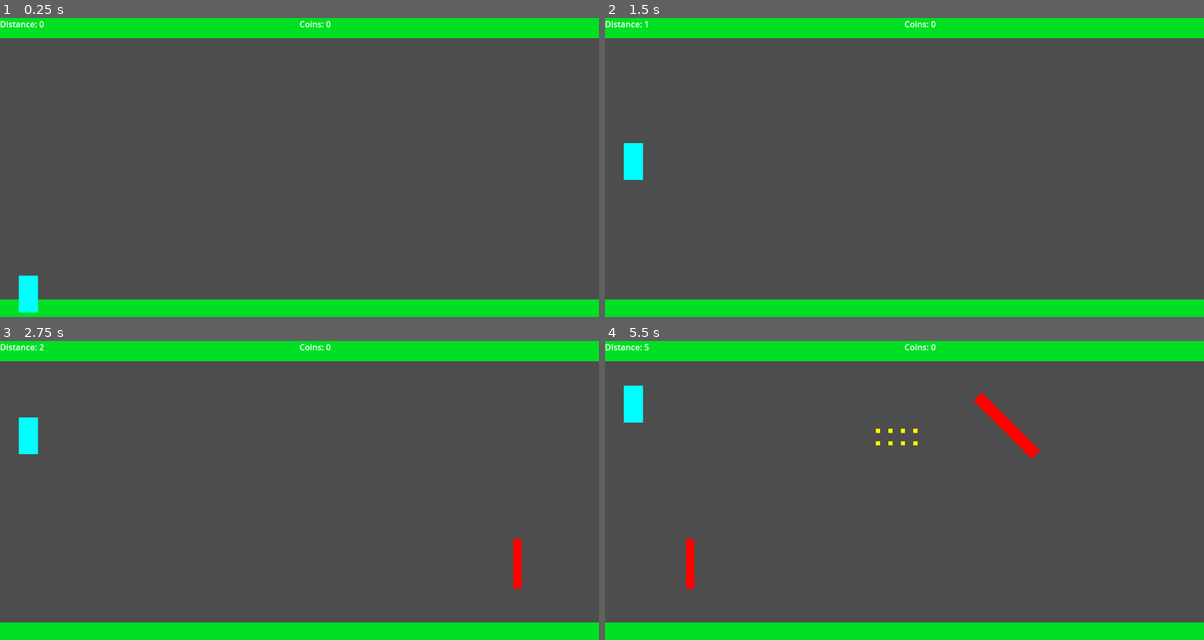
Above: before the commit, frames 1-4 (two rows, left to right).
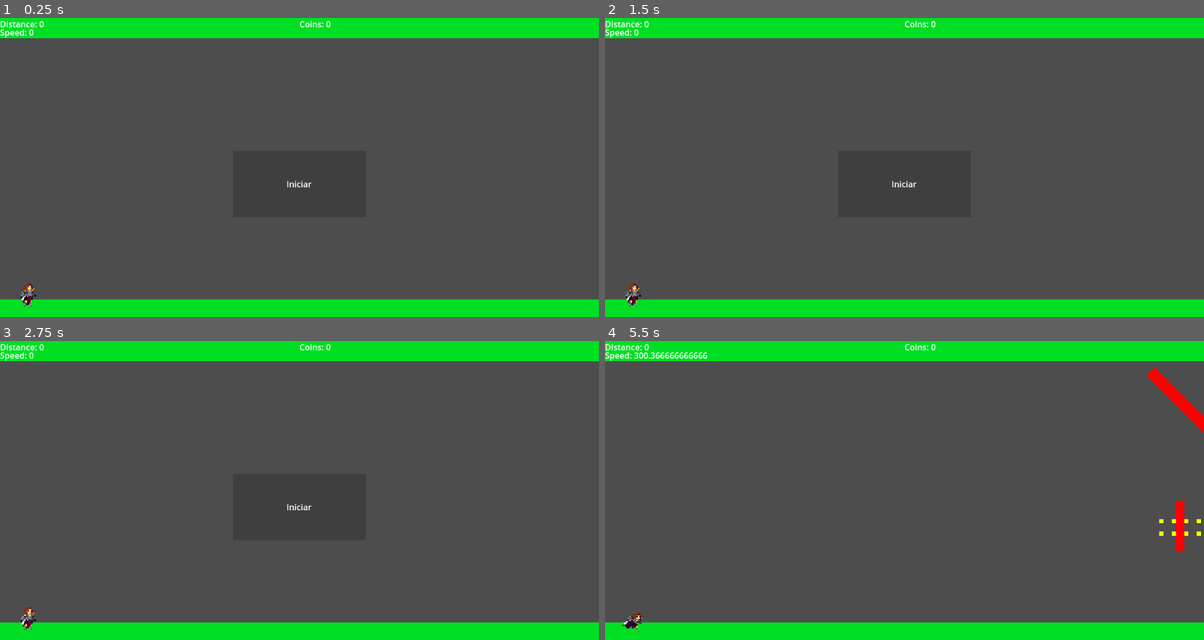
Above: after the commit, the same moments.

Repository: LuccasRMedeiros/InfiniteRunnerGodot
Game: Godot game, scene res://scenes/MainGame.tscn
The game is run twice, just before and just after one commit, with the same random seed, the same clock (stepped at 60 frames per second) and the same inputs. Before the commit the project starts from res://scenes/root.tscn.
Inputs (mouse positions are in pixels of both pictures, inside the frame that each line leads up to):
- Up to frame 1 (0.25 s): no input
- Up to frame 2 (1.5 s): tap Enter at 0.5 s; move the mouse to (1036, 170) at 0.52 s; tap Space (ui_select) at 0.6, 0.77, 1.07, 1.35 s; move the mouse to (784, 203) at 1.27 s
- Up to frame 3 (2.75 s): tap Space (ui_select) at 1.52, 1.82, 2.1 s; move the mouse to (359, 436) at 2.02 s
- Up to frame 4 (5.5 s): move the mouse to (874, 577) at 2.77 s; tap Space (ui_select) at 2.85, 3.02, 3.32, 3.6, 3.77, 4.07, 4.35, 4.52, 4.82, 5.1 s; move the mouse to (1084, 559) at 3.52 s; move the mouse to (724, 457) at 4.27 s; move the mouse to (934, 508) at 5.02 s

The runs differ from the first frame. In frame 1, 0.5% of the frame differs, in the area x 0-53%, y 3-99%; in frame 2, 0.6%; in frame 3, 0.9%; in frame 4, 2.5%, in the area x 0-100%, y 1-98%.

Commit message:
Added coin collection counter, progressive speed and player animated sprite

Diff:
--- a/actors/Coin.tscn
+++ b/actors/Coin.tscn
@@ -10,7 +10,6 @@
 collision_layer = 2
 collision_mask = 2
 script = ExtResource("1_dl6dq")
-mov_speed = null
 
 [node name="Polygon2D" type="Polygon2D" parent="."]
 color = Color(1, 1, 0, 1)
--- a/actors/Player.gd
+++ b/actors/Player.gd
@@ -1,22 +1,46 @@
 class_name Player
 
 extends CharacterBody2D
+
+
+signal player_died
+
+@onready var anim_player = $AnimationPlayer
 
 const JUMP_VELOCITY = -400.0
 
 # Get the gravity from the project settings to be synced with RigidBody nodes.
 var gravity = ProjectSettings.get_setting("physics/2d/default_gravity")
+var is_running: bool
+
+func _ready():
+	is_running = false
+	anim_player.play("Idle")
 
 func _physics_process(delta):
-	# Add the gravity.
-	if not is_on_floor():
-		velocity.y += gravity * delta
+	if is_running:
+		# Add the gravity.
+		if not is_on_floor():
+			if velocity.y < 0:
+				anim_player.play("Jumping")
+			else:
+				anim_player.play("Falling")
 
-	# Handle Jump.
-	if Input.is_action_just_pressed("ui_select"):
-		velocity.y = JUMP_VELOCITY
+			velocity.y += gravity * delta
+		else:
+			anim_player.play("Running")
 
-	move_and_slide()
+		# Handle Jump.
+		if Input.is_action_just_pressed("ui_select"):
+			velocity.y = JUMP_VELOCITY
+
+		move_and_slide()
 
 func _on_tree_exited():
-	Globals.global_speed = 0.0
+	is_running = false
+	player_died.emit()
+
+
+func _on_root_game_started():
+	is_running = true
+	anim_player.play("Running")
--- a/actors/Player.tscn
+++ b/actors/Player.tscn
@@ -1,17 +1,155 @@
-[gd_scene load_steps=2 format=3 uid="uid://vk16t3j3pf1"]
+[gd_scene load_steps=12 format=3 uid="uid://vk16t3j3pf1"]
 
 [ext_resource type="Script" path="res://actors/Player.gd" id="1_16m0v"]
+[ext_resource type="Texture2D" uid="uid://b4etqk8lsqtlj" path="res://sprites/Warrior_Sheet-Effect.png" id="2_ebd7t"]
+
+[sub_resource type="RectangleShape2D" id="RectangleShape2D_3vt7d"]
+size = Vector2(33, 53)
+
+[sub_resource type="Animation" id="Animation_un0kq"]
+resource_name = "Death"
+length = 1.1
+tracks/0/type = "value"
+tracks/0/imported = false
+tracks/0/enabled = true
+tracks/0/path = NodePath("Sprite2D:frame")
+tracks/0/interp = 1
+tracks/0/loop_wrap = true
+tracks/0/keys = {
+"times": PackedFloat32Array(0, 0.1, 0.2, 0.3, 0.4, 0.5, 0.6, 0.7, 0.8, 0.9, 1),
+"transitions": PackedFloat32Array(1, 1, 1, 1, 1, 1, 1, 1, 1, 1, 1),
+"update": 1,
+"values": [26, 27, 28, 29, 30, 31, 32, 33, 34, 35, 36]
+}
+
+[sub_resource type="Animation" id="Animation_l8rgk"]
+resource_name = "Falling"
+length = 0.3
+loop_mode = 1
+tracks/0/type = "value"
+tracks/0/imported = false
+tracks/0/enabled = true
+tracks/0/path = NodePath("Sprite2D:frame")
+tracks/0/interp = 1
+tracks/0/loop_wrap = true
+tracks/0/keys = {
+"times": PackedFloat32Array(0, 0.1, 0.2),
+"transitions": PackedFloat32Array(1, 1, 1),
+"update": 1,
+"values": [45, 46, 48]
+}
+
+[sub_resource type="Animation" id="Animation_6dke4"]
+resource_name = "Idle"
+length = 0.6
+loop_mode = 1
+tracks/0/type = "value"
+tracks/0/imported = false
+tracks/0/enabled = true
+tracks/0/path = NodePath("Sprite2D:frame")
+tracks/0/interp = 1
+tracks/0/loop_wrap = true
+tracks/0/keys = {
+"times": PackedFloat32Array(0, 0.1, 0.2, 0.3, 0.4, 0.5),
+"transitions": PackedFloat32Array(1, 1, 1, 1, 1, 1),
+"update": 1,
+"values": [0, 1, 2, 3, 4, 5]
+}
+
+[sub_resource type="Animation" id="Animation_03etw"]
+resource_name = "Jumping"
+length = 0.3
+loop_mode = 1
+tracks/0/type = "value"
+tracks/0/imported = false
+tracks/0/enabled = true
+tracks/0/path = NodePath("Sprite2D:frame")
+tracks/0/interp = 1
+tracks/0/loop_wrap = true
+tracks/0/keys = {
+"times": PackedFloat32Array(0, 0.1, 0.2),
+"transitions": PackedFloat32Array(1, 1, 1),
+"update": 1,
+"values": [41, 42, 43]
+}
+
+[sub_resource type="Animation" id="Animation_2582p"]
+resource_name = "Jumping_to_Falling"
+length = 0.1
+loop_mode = 1
+tracks/0/type = "value"
+tracks/0/imported = false
+tracks/0/enabled = true
+tracks/0/path = NodePath("Sprite2D:frame")
+tracks/0/interp = 1
+tracks/0/loop_wrap = true
+tracks/0/keys = {
+"times": PackedFloat32Array(0),
+"transitions": PackedFloat32Array(1),
+"update": 1,
+"values": [44]
+}
+
+[sub_resource type="Animation" id="Animation_rxe7d"]
+length = 0.001
+tracks/0/type = "value"
+tracks/0/imported = false
+tracks/0/enabled = true
+tracks/0/path = NodePath("Sprite2D:frame")
+tracks/0/interp = 1
+tracks/0/loop_wrap = true
+tracks/0/keys = {
+"times": PackedFloat32Array(0),
+"transitions": PackedFloat32Array(1),
+"update": 1,
+"values": [0]
+}
+
+[sub_resource type="Animation" id="Animation_i4pq0"]
+resource_name = "Running"
+length = 0.8
+loop_mode = 1
+tracks/0/type = "value"
+tracks/0/imported = false
+tracks/0/enabled = true
+tracks/0/path = NodePath("Sprite2D:frame")
+tracks/0/interp = 1
+tracks/0/loop_wrap = true
+tracks/0/keys = {
+"times": PackedFloat32Array(0, 0.1, 0.2, 0.3, 0.4, 0.5, 0.6, 0.7),
+"transitions": PackedFloat32Array(1, 1, 1, 1, 1, 1, 1, 1),
+"update": 1,
+"values": [6, 7, 8, 9, 10, 11, 12, 13]
+}
+
+[sub_resource type="AnimationLibrary" id="AnimationLibrary_gs2l4"]
+_data = {
+"Death": SubResource("Animation_un0kq"),
+"Falling": SubResource("Animation_l8rgk"),
+"Idle": SubResource("Animation_6dke4"),
+"Jumping": SubResource("Animation_03etw"),
+"Jumping_to_Falling": SubResource("Animation_2582p"),
+"RESET": SubResource("Animation_rxe7d"),
+"Running": SubResource("Animation_i4pq0")
+}
 
 [node name="CharacterBody2D" type="CharacterBody2D" groups=["Player"]]
 collision_layer = 2
 collision_mask = 3
 script = ExtResource("1_16m0v")
 
-[node name="Polygon2D" type="Polygon2D" parent="."]
-position = Vector2(-96.2, -446.5)
-color = Color(0, 1, 1, 1)
-polygon = PackedVector2Array(76, 483, 76, 412, 113, 412, 113, 483)
+[node name="Sprite2D" type="Sprite2D" parent="."]
+position = Vector2(9, -2)
+scale = Vector2(1.41667, 1.41667)
+texture = ExtResource("2_ebd7t")
+hframes = 6
+vframes = 17
 
-[node name="CollisionPolygon2D" type="CollisionPolygon2D" parent="."]
-position = Vector2(-51.2, -117.5)
-polygon = PackedVector2Array(31, 79, 31, 154, 77, 154, 77, 79)
+[node name="CollisionShape2D" type="CollisionShape2D" parent="."]
+position = Vector2(-2.5, 5.5)
+shape = SubResource("RectangleShape2D_3vt7d")
+
+[node name="AnimationPlayer" type="AnimationPlayer" parent="."]
+libraries = {
+"": SubResource("AnimationLibrary_gs2l4")
+}
--- a/project.godot
+++ b/project.godot
@@ -11,7 +11,7 @@
 [application]
 
 config/name="infiniteRunnerProject"
-run/main_scene="res://scenes/root.tscn"
+run/main_scene="res://scenes/MainGame.tscn"
 config/features=PackedStringArray("4.1", "GL Compatibility")
 config/icon="res://icon.svg"
 
@@ -36,5 +36,6 @@
 
 [rendering]
 
+textures/canvas_textures/default_texture_filter=0
 renderer/rendering_method="gl_compatibility"
 renderer/rendering_method.mobile="gl_compatibility"
--- a/scenes/MainGame.gd
+++ /dev/null
@@ -1,18 +0,0 @@
-extends Node2D
-
-const BASE_SPEED = 300.0
-
-# Called when the node enters the scene tree for the first time.
-func _ready():
-
-	Globals.global_speed = BASE_SPEED
-
-# Called every frame. 'delta' is the elapsed time since the previous frame.
-func _process(delta):
-	Globals.score_distance += (Globals.global_speed / BASE_SPEED) * delta
-	Globals.global_speed += delta / 2.0
-
-	print(
-		"score distance: ", Globals.score_distance,
-		"\nscore coin ", Globals.score_coin,
-	)
--- /dev/null
+++ b/scenes/MainGame.tscn
@@ -0,0 +1,110 @@
+[gd_scene load_steps=11 format=3 uid="uid://dtg70jk4qkify"]
+
+[ext_resource type="Script" path="res://scripts/MainGame.gd" id="1_7bhun"]
+[ext_resource type="PackedScene" uid="uid://vk16t3j3pf1" path="res://actors/Player.tscn" id="2_m2k5i"]
+[ext_resource type="Script" path="res://scripts/EnemySpawner.gd" id="3_6wrci"]
+[ext_resource type="Script" path="res://scripts/CoinSpawner.gd" id="4_e82yl"]
+[ext_resource type="Script" path="res://scripts/Distance.gd" id="5_u7od4"]
+[ext_resource type="Script" path="res://scripts/ScoreCoins.gd" id="6_owm2x"]
+[ext_resource type="Script" path="res://scripts/Speed.gd" id="7_fejq6"]
+[ext_resource type="Script" path="res://scripts/ButtonStart.gd" id="8_02t7e"]
+
+[sub_resource type="RectangleShape2D" id="RectangleShape2D_w317v"]
+size = Vector2(85.1424, 20)
+
+[sub_resource type="RectangleShape2D" id="RectangleShape2D_om3ir"]
+size = Vector2(2.61729, 2.24598)
+
+[node name="Root" type="Node2D"]
+script = ExtResource("1_7bhun")
+
+[node name="Floor" type="StaticBody2D" parent="."]
+
+[node name="FloorColor" type="Polygon2D" parent="Floor"]
+position = Vector2(-18.4371, 50.4502)
+scale = Vector2(3.56287, 1.45)
+color = Color(0, 0.87451, 0.137255, 1)
+polygon = PackedVector2Array(-1, 339, 333, 339, 333, 439, 167, 439, -1, 439)
+
+[node name="FloorColisionShape" type="CollisionShape2D" parent="Floor"]
+position = Vector2(576, 608)
+scale = Vector2(14.04, 4.08)
+shape = SubResource("RectangleShape2D_w317v")
+
+[node name="Roof" type="StaticBody2D" parent="."]
+position = Vector2(0, -648)
+
+[node name="RoofColor" type="Polygon2D" parent="Roof"]
+position = Vector2(-18.4371, 50.4502)
+scale = Vector2(3.56287, 1.45)
+color = Color(0, 0.87451, 0.137255, 1)
+polygon = PackedVector2Array(-1, 339, 333, 339, 333, 439, 167, 439, -1, 439)
+
+[node name="RoofColisionShape" type="CollisionShape2D" parent="Roof"]
+position = Vector2(571, 632)
+scale = Vector2(14.04, 4.08)
+shape = SubResource("RectangleShape2D_w317v")
+
+[node name="CharacterBody2D" parent="." instance=ExtResource("2_m2k5i")]
+position = Vector2(56, 528)
+
+[node name="ObstacleSpawner" type="Node2D" parent="."]
+position = Vector2(1216, 0)
+script = ExtResource("3_6wrci")
+
+[node name="CoinSpawner" type="Node2D" parent="."]
+position = Vector2(1216, 0)
+script = ExtResource("4_e82yl")
+
+[node name="Distance" type="Label" parent="."]
+offset_right = 40.0
+offset_bottom = 23.0
+text = "Distance: "
+script = ExtResource("5_u7od4")
+
+[node name="Coins" type="Label" parent="."]
+offset_left = 576.0
+offset_right = 616.0
+offset_bottom = 23.0
+text = "Coins: "
+script = ExtResource("6_owm2x")
+
+[node name="Speed" type="Label" parent="."]
+offset_top = 16.0
+offset_right = 40.0
+offset_bottom = 39.0
+text = "Speed:
+"
+script = ExtResource("7_fejq6")
+
+[node name="ButtonStart" type="Area2D" parent="."]
+script = ExtResource("8_02t7e")
+
+[node name="ButtonShape" type="Polygon2D" parent="ButtonStart"]
+color = Color(0.25098, 0.25098, 0.25098, 1)
+polygon = PackedVector2Array(448, 256, 448, 384, 704, 384, 704, 256)
+
+[node name="ButtonCollisionShape" type="CollisionShape2D" parent="ButtonStart"]
+position = Vector2(576, 320)
+rotation = -3.14159
+scale = Vector2(97.811, 56.9907)
+shape = SubResource("RectangleShape2D_om3ir")
+
+[node name="ButtonLabel" type="Label" parent="ButtonStart"]
+offset_left = 512.0
+offset_top = 296.0
+offset_right = 640.0
+offset_bottom = 344.0
+text = "Iniciar
+"
+horizontal_alignment = 1
+vertical_alignment = 1
+metadata/_edit_use_anchors_ = true
+
+[connection signal="game_started" from="." to="CharacterBody2D" method="_on_root_game_started"]
+[connection signal="player_died" from="CharacterBody2D" to="." method="_on_character_body_2d_player_died"]
+[connection signal="player_died" from="CharacterBody2D" to="ButtonStart" method="_on_character_body_2d_player_died"]
+[connection signal="tree_exited" from="CharacterBody2D" to="CharacterBody2D" method="_on_tree_exited"]
+[connection signal="mouse_entered" from="ButtonStart" to="ButtonStart" method="_on_mouse_entered"]
+[connection signal="mouse_exited" from="ButtonStart" to="ButtonStart" method="_on_mouse_exited"]
+[connection signal="started_game" from="ButtonStart" to="." method="_on_button_start_started_game"]
--- /dev/null
+++ b/scenes/MainMenu.tscn
@@ -0,0 +1,34 @@
+[gd_scene load_steps=3 format=3 uid="uid://b16ih0pgd3dus"]
+
+[ext_resource type="Script" path="res://scripts/ButtonStart.gd" id="1_0apc3"]
+
+[sub_resource type="RectangleShape2D" id="RectangleShape2D_0qls0"]
+size = Vector2(2.61729, 2.24598)
+
+[node name="MainMenu" type="Node2D"]
+
+[node name="ButtonStart" type="Area2D" parent="."]
+script = ExtResource("1_0apc3")
+
+[node name="ButtonShape" type="Polygon2D" parent="ButtonStart"]
+color = Color(0.25098, 0.25098, 0.25098, 1)
+polygon = PackedVector2Array(448, 256, 448, 384, 704, 384, 704, 256)
+
+[node name="ButtonCollisionShape" type="CollisionShape2D" parent="ButtonStart"]
+position = Vector2(576, 320)
+rotation = -3.14159
+scale = Vector2(97.811, 56.9907)
+shape = SubResource("RectangleShape2D_0qls0")
+
+[node name="ButtonLabel" type="Label" parent="ButtonStart"]
+offset_left = 512.0
+offset_top = 296.0
+offset_right = 640.0
+offset_bottom = 344.0
+text = "Iniciar
+"
+horizontal_alignment = 1
+vertical_alignment = 1
+
+[connection signal="mouse_entered" from="ButtonStart" to="ButtonStart" method="_on_mouse_entered"]
+[connection signal="mouse_exited" from="ButtonStart" to="ButtonStart" method="_on_mouse_exited"]
--- /dev/null
+++ b/scenes/MainSelect.tscn
@@ -0,0 +1,3 @@
+[gd_scene format=3 uid="uid://biphxr6bfeb72"]
+
+[node name="MainSelect" type="Node2D"]
--- a/scenes/destroyer.gd
+++ /dev/null
@@ -1,7 +0,0 @@
-extends Area2D
-
-
-func _on_body_entered(body):
-	print("Destroying: ", body.name)
-
-	body.queue_free()
--- a/scenes/root.tscn
+++ /dev/null
@@ -1,67 +0,0 @@
-[gd_scene load_steps=8 format=3 uid="uid://dtg70jk4qkify"]
-
-[ext_resource type="Script" path="res://scenes/enemy_spawner.gd" id="1_8ivwv"]
-[ext_resource type="Script" path="res://scenes/coin_spawner.gd" id="1_du26c"]
-[ext_resource type="Script" path="res://scenes/MainGame.gd" id="1_lhqep"]
-[ext_resource type="PackedScene" uid="uid://vk16t3j3pf1" path="res://actors/Player.tscn" id="2_hs00m"]
-[ext_resource type="Script" path="res://scenes/Distance.gd" id="5_an6e3"]
-[ext_resource type="Script" path="res://scenes/Coins.gd" id="6_1bgvs"]
-
-[sub_resource type="RectangleShape2D" id="RectangleShape2D_w317v"]
-size = Vector2(85.1424, 20)
-
-[node name="Root" type="Node2D"]
-script = ExtResource("1_lhqep")
-
-[node name="Floor" type="StaticBody2D" parent="."]
-
-[node name="FloorColor" type="Polygon2D" parent="Floor"]
-position = Vector2(-18.4371, 50.4502)
-scale = Vector2(3.56287, 1.45)
-color = Color(0, 0.87451, 0.137255, 1)
-polygon = PackedVector2Array(-1, 339, 333, 339, 333, 439, 167, 439, -1, 439)
-
-[node name="FloorColisionShape" type="CollisionShape2D" parent="Floor"]
-position = Vector2(576, 608)
-scale = Vector2(14.04, 4.08)
-shape = SubResource("RectangleShape2D_w317v")
-
-[node name="Roof" type="StaticBody2D" parent="."]
-position = Vector2(0, -648)
-
-[node name="RoofColor" type="Polygon2D" parent="Roof"]
-position = Vector2(-18.4371, 50.4502)
-scale = Vector2(3.56287, 1.45)
-color = Color(0, 0.87451, 0.137255, 1)
-polygon = PackedVector2Array(-1, 339, 333, 339, 333, 439, 167, 439, -1, 439)
-
-[node name="RoofColisionShape" type="CollisionShape2D" parent="Roof"]
-position = Vector2(571, 632)
-scale = Vector2(14.04, 4.08)
-shape = SubResource("RectangleShape2D_w317v")
-
-[node name="CharacterBody2D" parent="." instance=ExtResource("2_hs00m")]
-position = Vector2(56, 528)
-
-[node name="ObstacleSpawner" type="Node2D" parent="."]
-position = Vector2(1216, 0)
-script = ExtResource("1_8ivwv")
-
-[node name="CoinSpawner" type="Node2D" parent="."]
-position = Vector2(1216, 0)
-script = ExtResource("1_du26c")
-
-[node name="Distance" type="Label" parent="."]
-offset_right = 40.0
-offset_bottom = 23.0
-text = "Distance: "
-script = ExtResource("5_an6e3")
-
-[node name="Coins" type="Label" parent="."]
-offset_left = 576.0
-offset_right = 616.0
-offset_bottom = 23.0
-text = "Coins: "
-script = ExtResource("6_1bgvs")
-
-[connection signal="tree_exited" from="CharacterBody2D" to="CharacterBody2D" method="_on_tree_exited"]
--- /dev/null
+++ b/scripts/ButtonStart.gd
@@ -0,0 +1,30 @@
+extends Area2D
+
+signal started_game
+
+var button_color: Color
+var button_hover = Color(0.36, 0.36, 0.36)
+var is_mouse_in = false
+
+func _ready():
+	button_color = $ButtonShape.color
+
+func _process(_delta):
+	if Input.is_action_just_pressed("ui_select") and is_mouse_in:
+		started_game.emit()
+
+		visible = false
+
+func _on_mouse_entered():
+	$ButtonShape.set_color(button_hover)
+
+	is_mouse_in = true
+
+func _on_mouse_exited():
+	$ButtonShape.set_color(button_color)
+
+	is_mouse_in = false
+
+
+func _on_character_body_2d_player_died():
+	visible = true
--- /dev/null
+++ b/scripts/MainGame.gd
@@ -0,0 +1,37 @@
+extends Node2D
+
+const BASE_SPEED = 300.0
+enum states {RUNNING, PAUSED, OVER}
+
+signal game_started
+signal game_paused
+signal game_over
+
+var game_state: states
+
+# Called when the node enters the scene tree for the first time.
+func _ready():
+	Globals.global_speed = 0.0
+	Globals.score_distance = 0
+
+	game_state = states.PAUSED
+
+# Called every frame. 'delta' is the elapsed time since the previous frame.
+func _process(delta):
+	match game_state:
+		states.RUNNING:
+			Globals.global_speed += delta
+			Globals.score_distance += (Globals.global_speed * delta) / BASE_SPEED
+
+		states.OVER:
+			Globals.global_speed = 0.0
+
+
+func _on_character_body_2d_player_died():
+	game_state = states.OVER
+
+
+func _on_button_start_started_game():
+	game_state = states.RUNNING
+	Globals.global_speed = BASE_SPEED
+	game_started.emit()
--- /dev/null
+++ b/scripts/Speed.gd
@@ -0,0 +1,6 @@
+extends Label
+
+
+# Called every frame. 'delta' is the elapsed time since the previous frame.
+func _process(delta):
+	text = str("Speed: ", Globals.global_speed)
Renamed: scenes/coin_spawner.gd -> scripts/CoinSpawner.gd
Renamed: scenes/Distance.gd -> scripts/Distance.gd
Renamed: scenes/enemy_spawner.gd -> scripts/EnemySpawner.gd
Renamed: scenes/Coins.gd -> scripts/ScoreCoins.gd
Binary file added: sprites/Warrior_Sheet-Effect.png
Not shown, added: sprites/Warrior_Sheet-Effect.png.import
Binary file added: sprites/Warrior_Sheet-Effect_ALT.png
Not shown, added: sprites/Warrior_Sheet-Effect_ALT.png.import
